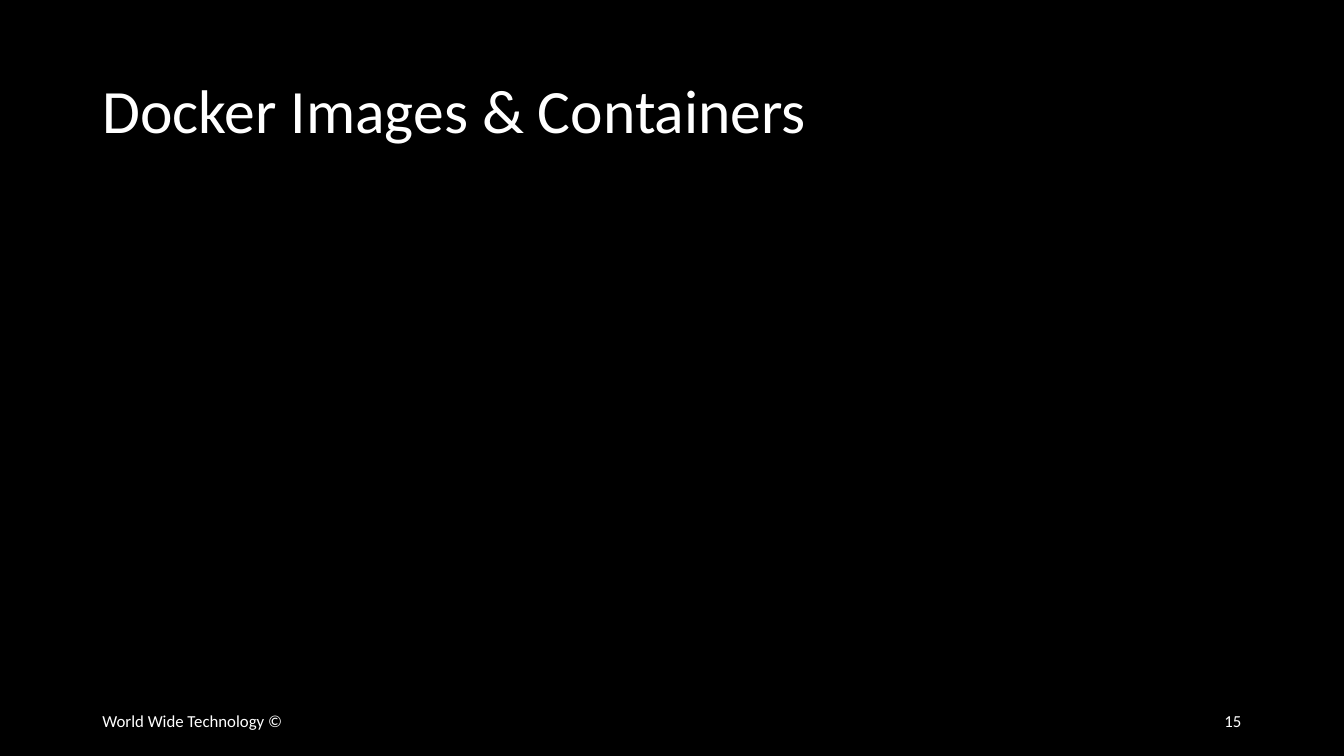
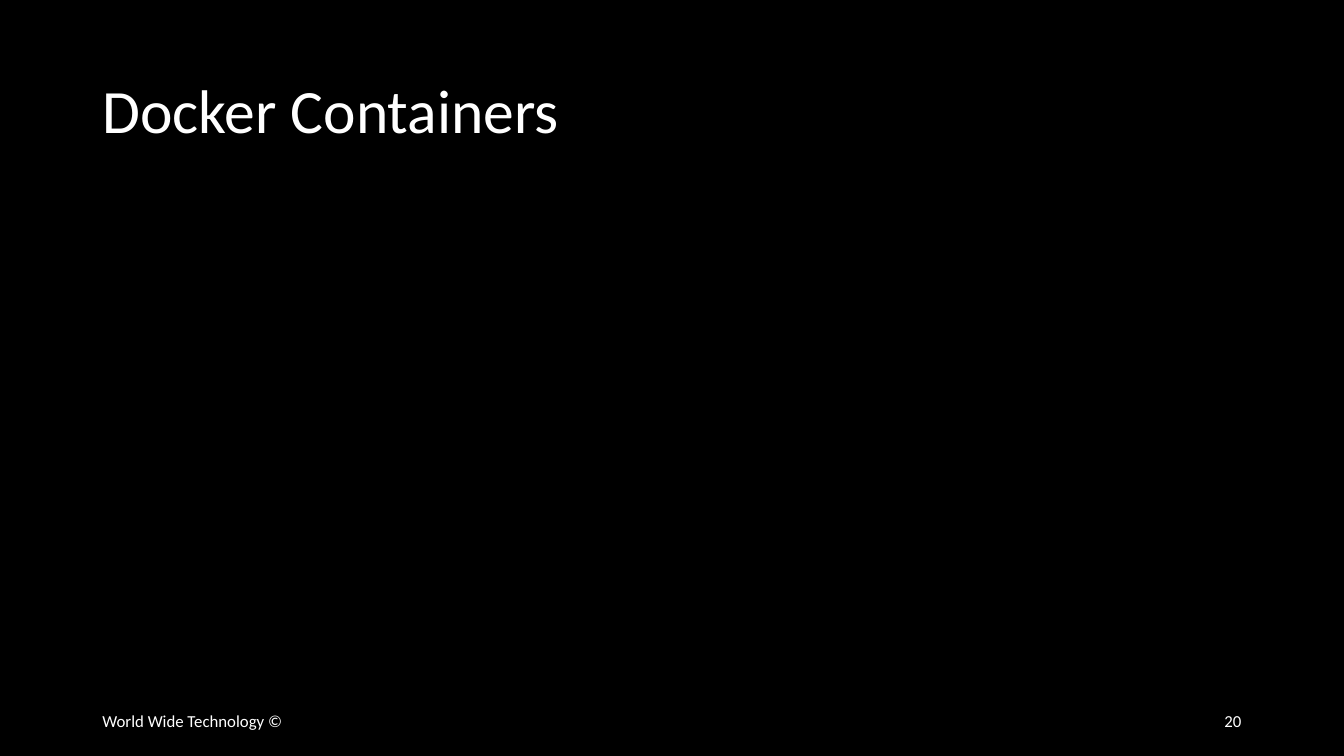
Before and after one commit to wwt/docker-foundations, a slide deck: slide 20 of docker-foundations.pptx (slide 15 before the commit). Drawn at 1344x756 pixels with LibreOffice and Linux fonts; fonts in the diff are those of the drawing. Boxes give left, top, right and bottom in pixels: in the first picture for what was removed or moved away, otherwise in the second. Text is boxed around its words. In the diff, an @@ line names an element or a change of style, - is before the commit and + after.

```diff
--- a/docker-foundations.pptx
+++ b/docker-foundations.pptx
@@ title at <box>102,90,559,134</box>: text changed @@
-Docker Images & Containers
+Docker Containers
@@ page number at <box>1224,716,1241,727</box>: text changed @@
-15
+20
```
Also in this commit, not shown: 1 other slide changed, 5 slides added.
